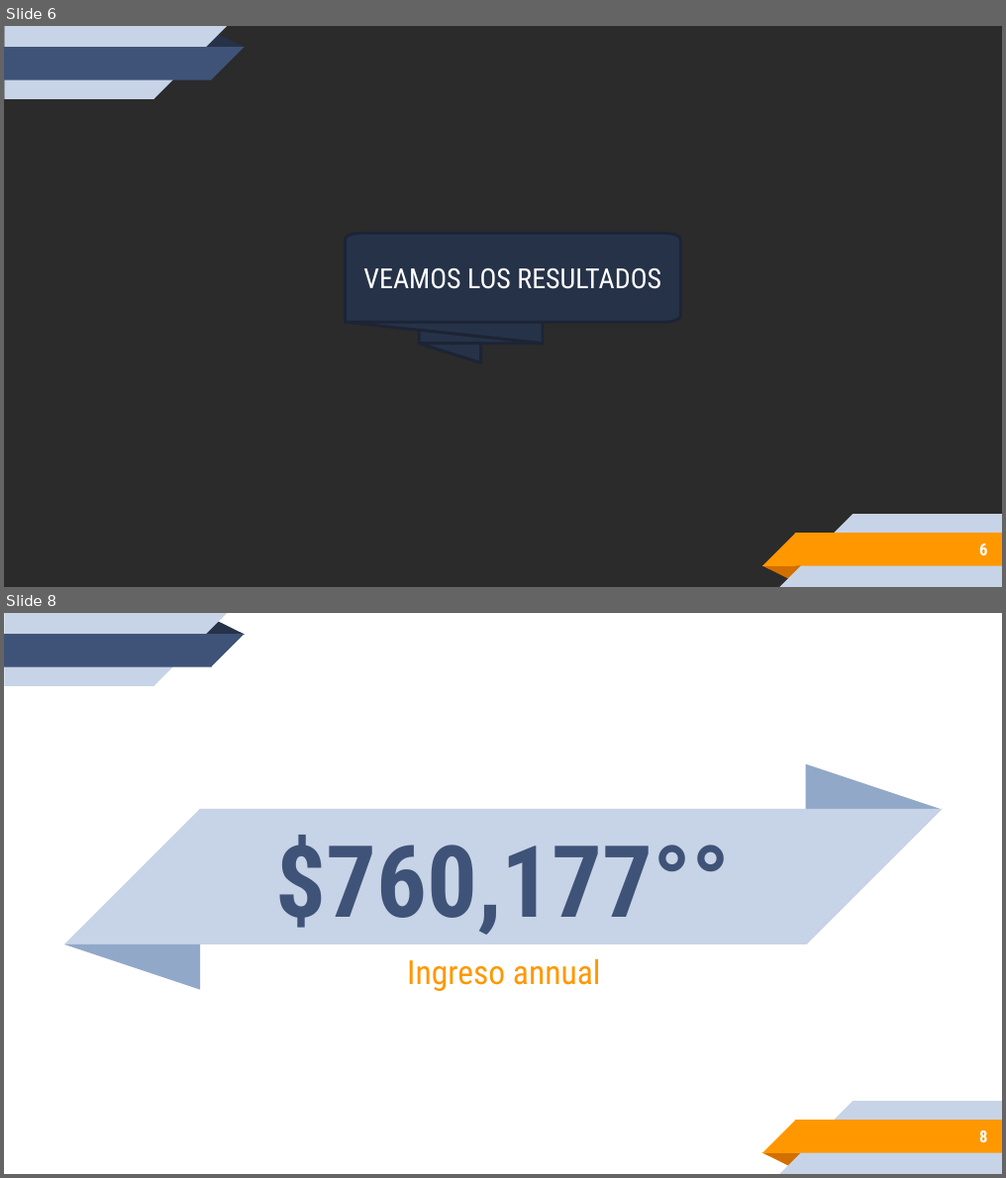
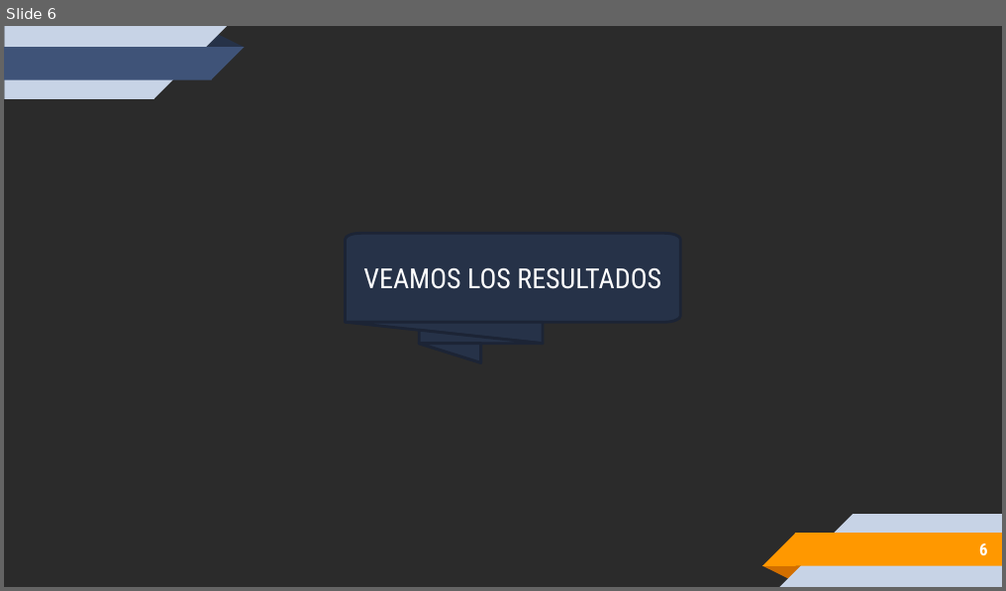
Before and after one commit to DeniseArias/EmTechProyecto2, a slide deck: REPORTE-02-ARIAS-DENISE.pptx. Shown one above the other, each under a label of ours: slides 6 and 8 before the commit, slide 6 after it; the slides between them are not shown. The pictures are 1006x1178 and 1006x591 pixels, drawn with LibreOffice and Linux fonts; fonts in the diff are those of the drawing; background and template pictures are left out; a plain dark background stands for a picture behind light text. Boxes give left, top, right and bottom in pixels: in the first picture for what was removed or moved away, otherwise in the second. Text is boxed around its words. In the diff, an @@ line names an element or a change of style, - is before the commit and + after.

```diff
--- a/REPORTE-02-ARIAS-DENISE.pptx
+++ b/REPORTE-02-ARIAS-DENISE.pptx
@@ slide 8 removed at bbox=[4, 613, 1002, 1174], background #FFFFFF; not listed: 10 template elements that a slide beside it also shows @@
@@ title removed at bbox=[276, 835, 731, 935] @@
-$760,177°°
@@ group removed at bbox=[63, 764, 943, 989]: 2 triangles, 2 right triangles, 1 rectangle @@
@@ subtitle removed at bbox=[407, 959, 601, 991] @@
-Ingreso annual
@@ page number removed at bbox=[979, 1131, 987, 1143] @@
-8
```
Also in this commit, not shown: 4 slides changed, 3 slides added, 3 other slides removed, 2 other files.
